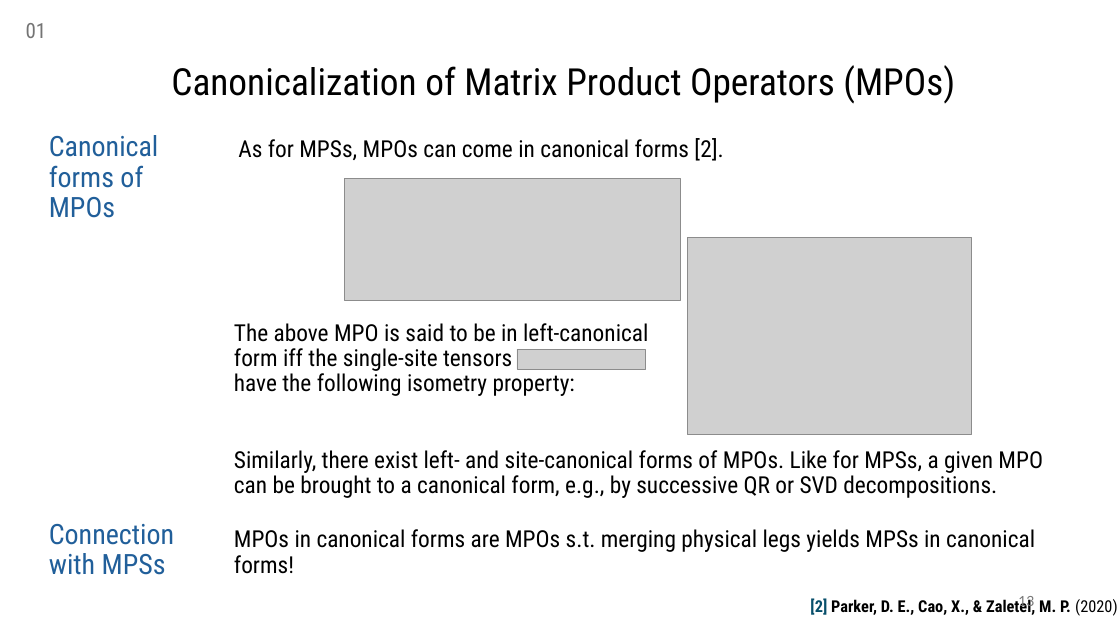
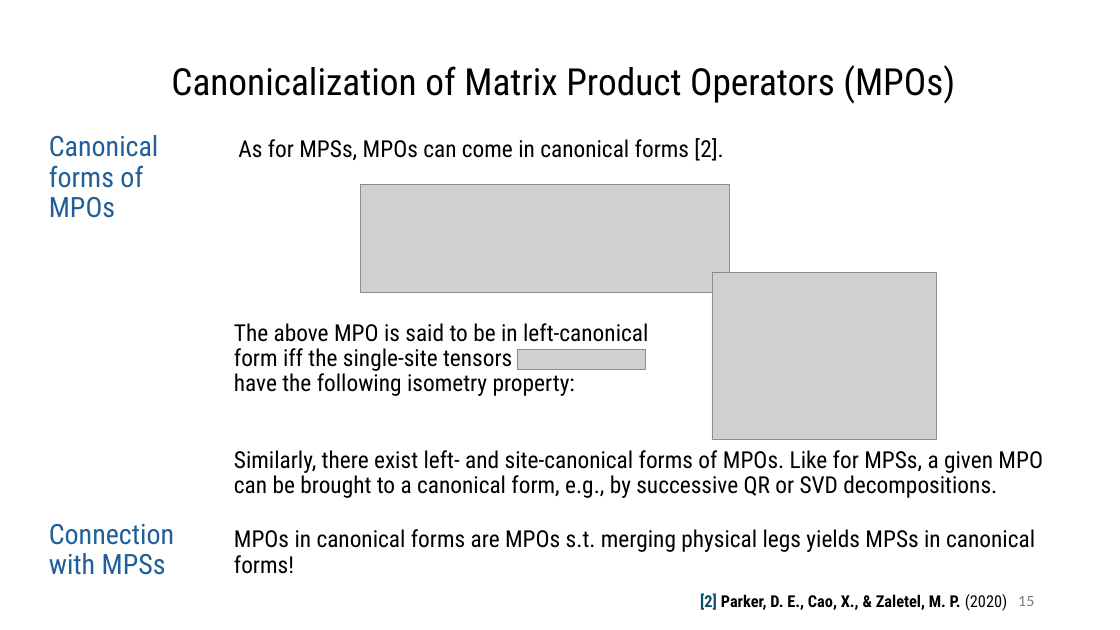
Before and after one commit to MrHighsenberg/XTRG-Algorithm, a slide deck: slide 15 of presentation/Term_Project_XTRG_Presentation.pptx (slide 13 before the commit). Drawn at 1120x630 pixels with LibreOffice and Linux fonts; fonts in the diff are those of the drawing; grey boxes stand for pictures. Boxes give left, top, right and bottom in pixels: in the first picture for what was removed or moved away, otherwise in the second. Text is boxed around its words. In the diff, an @@ line names an element or a change of style, - is before the commit and + after.

```diff
--- a/presentation/Term_Project_XTRG_Presentation.pptx
+++ b/presentation/Term_Project_XTRG_Presentation.pptx
@@ text removed at (26,23,47,38) @@
-01
@@ picture: place and size @@
-picture at (344,179,680,301)
+picture at (361,184,730,292)
@@ picture: place and size @@
-picture at (687,238,972,435)
+picture at (712,272,937,439)
@@ text "[2] Parker, D. E., Cao, ..." rewrapped from (810,597,1035,615) to (700,593,1008,611) @@
@@ page number at (1018,596,1034,606): text changed @@
-13
+15
```
Also in this commit, not shown: 5 other slides changed, 13 slides added, 1 slide removed, 4 other files.
